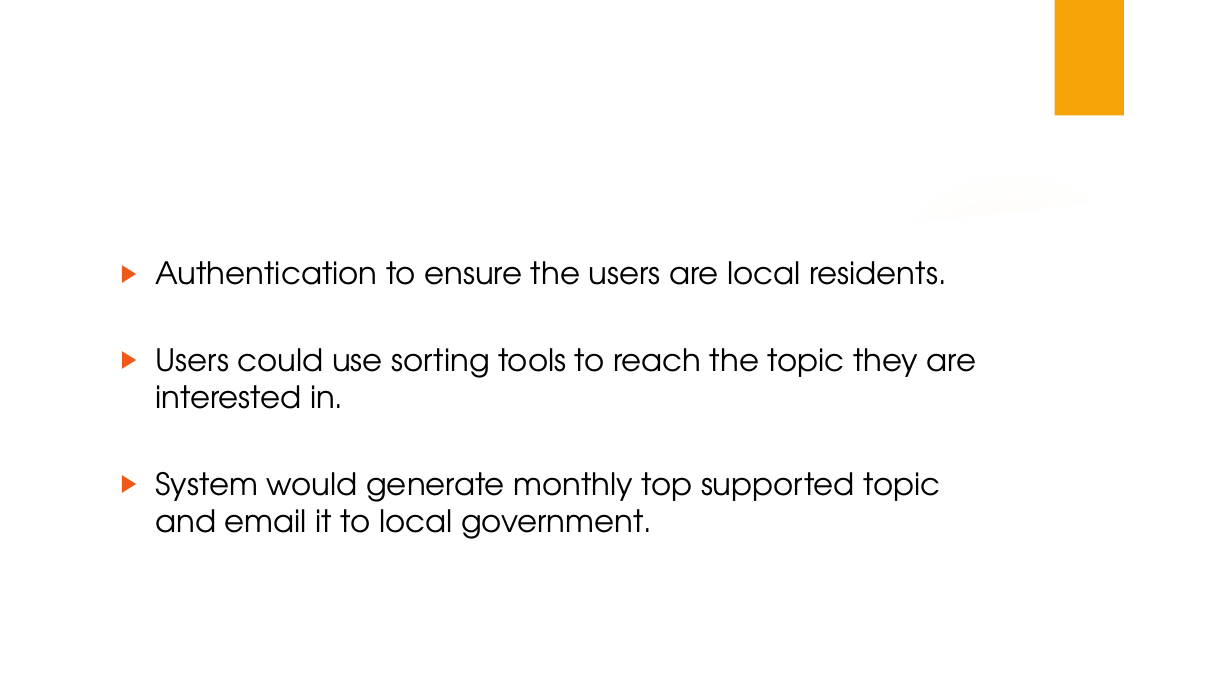
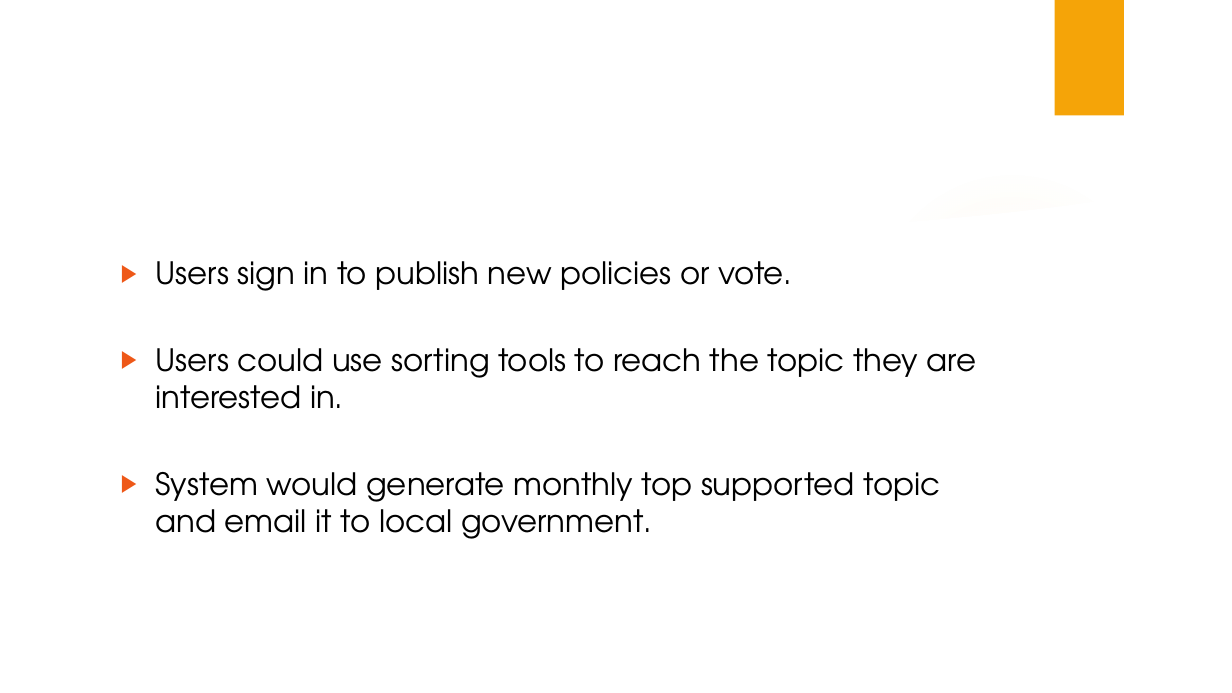
Before and after one commit to BarbaraHernandez/localvote, a slide deck: slide 7 of local-vote-ppt.pptx. Drawn at 1232x693 pixels with LibreOffice and Linux fonts; fonts in the diff are those of the drawing; background and template pictures are left out. Boxes give left, top, right and bottom in pixels: in the first picture for what was removed or moved away, otherwise in the second. Text is boxed around its words. In the diff, an @@ line names an element or a change of style, - is before the commit and + after.

```diff
--- a/local-vote-ppt.pptx
+++ b/local-vote-ppt.pptx
@@ text at [155,261,792,291]: text changed @@
-▶ Authentication to ensure the users are local residents.
+▶ Users sign in to publish new policies or vote.
```
Also in this commit, not shown: 1 other slide changed, 1 other file.
